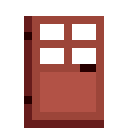
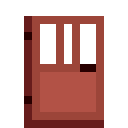
Layers edited between the first and the second 128 x 128 image:
painted on "oak_door.png" over (x1=40, y1=24, x2=96, y2=64)
